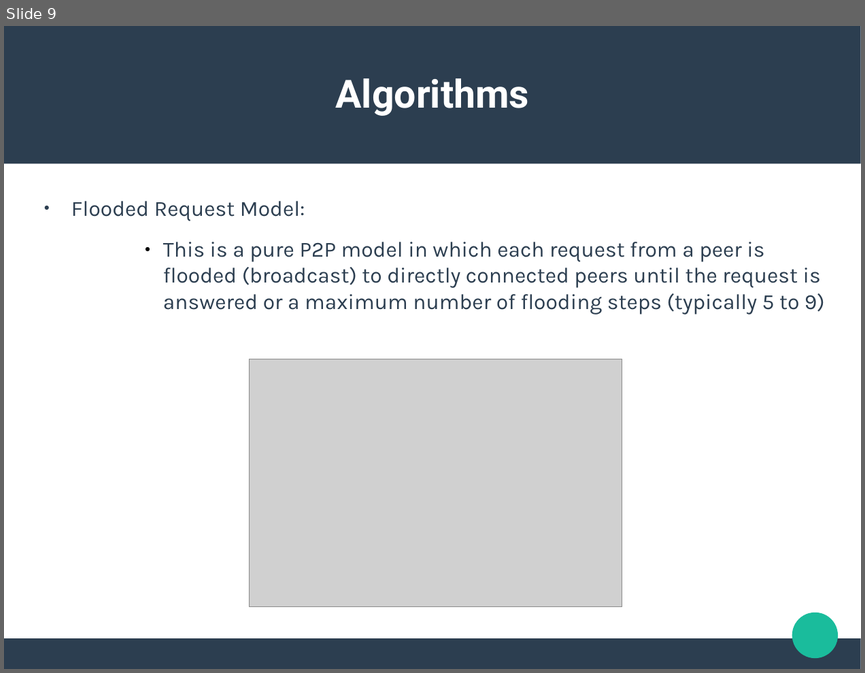
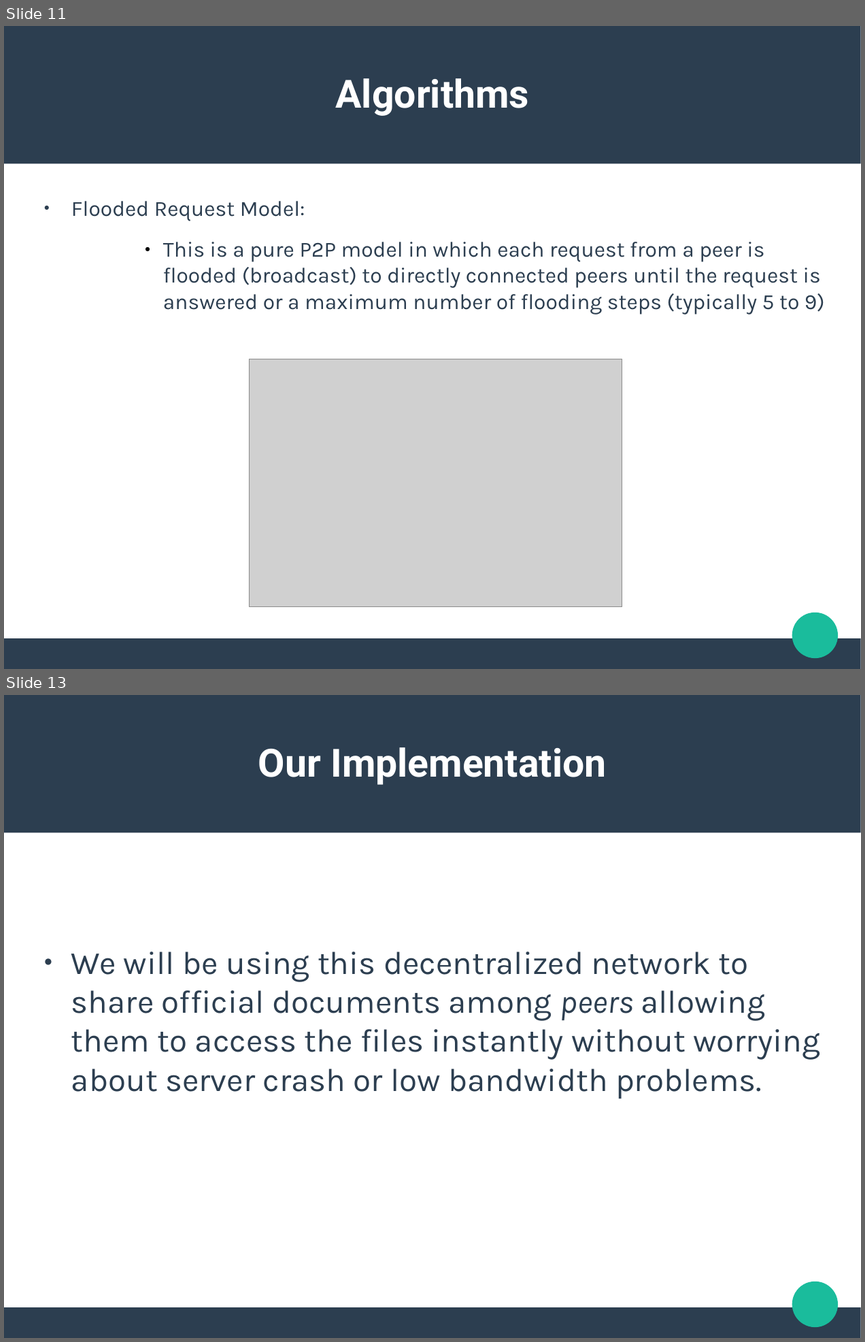
Before and after one commit to ishanjoshi02/TeSeminar, a slide deck: Presentation/Neeraj/Presentation.odp. Shown one above the other, each under a label of ours: slide 9 before the commit, slides 11 and 13 after it; the slides between them are not shown. The pictures are 865x673 and 865x1342 pixels, drawn with LibreOffice and Linux fonts; fonts in the diff are those of the drawing; grey boxes stand for pictures. Boxes give left, top, right and bottom in pixels: in the first picture for what was removed or moved away, otherwise in the second. Text is boxed around its words. In the diff, an @@ line names an element or a change of style, - is before the commit and + after.

Commit message:
Added some ppt files. Will delete later

```diff
--- a/Presentation/Neeraj/Presentation.odp
+++ b/Presentation/Neeraj/Presentation.odp
@@ slide 13 added at (4, 695, 861, 1338), background #FFFFFF; not listed: 3 template elements that a slide beside it also shows @@
@@ text added at (258, 747, 606, 785), 36 pt, text #FFFFFF, bold @@
+Our Implementation
@@ text added at (71, 951, 820, 1098), 30 pt, text #2C3E50 @@
+● We will be using this decentralized network to share official documents among peers allowing them to access the files instantly without worrying about server crash or low bandwidth problems.
@@ what was slide 9 is now slide 11 @@
```
Also in this commit, not shown: 5 slides changed, 2 other slides added, 1 slide removed, 8 other files.
